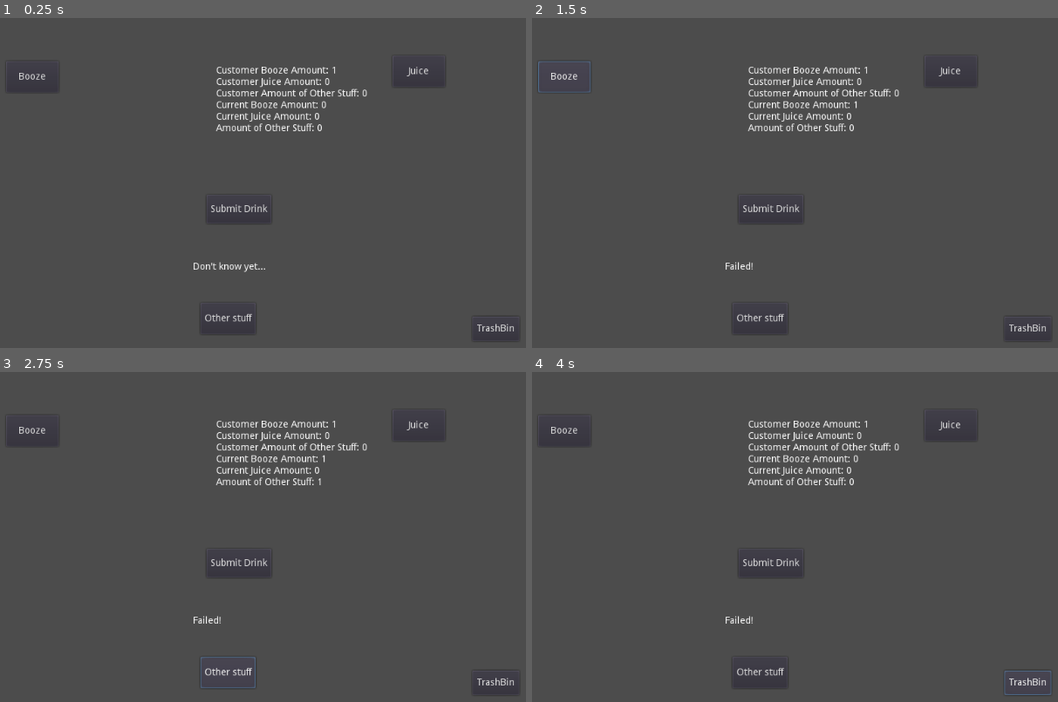
Above: before the commit, frames 1-4 (two rows, left to right).
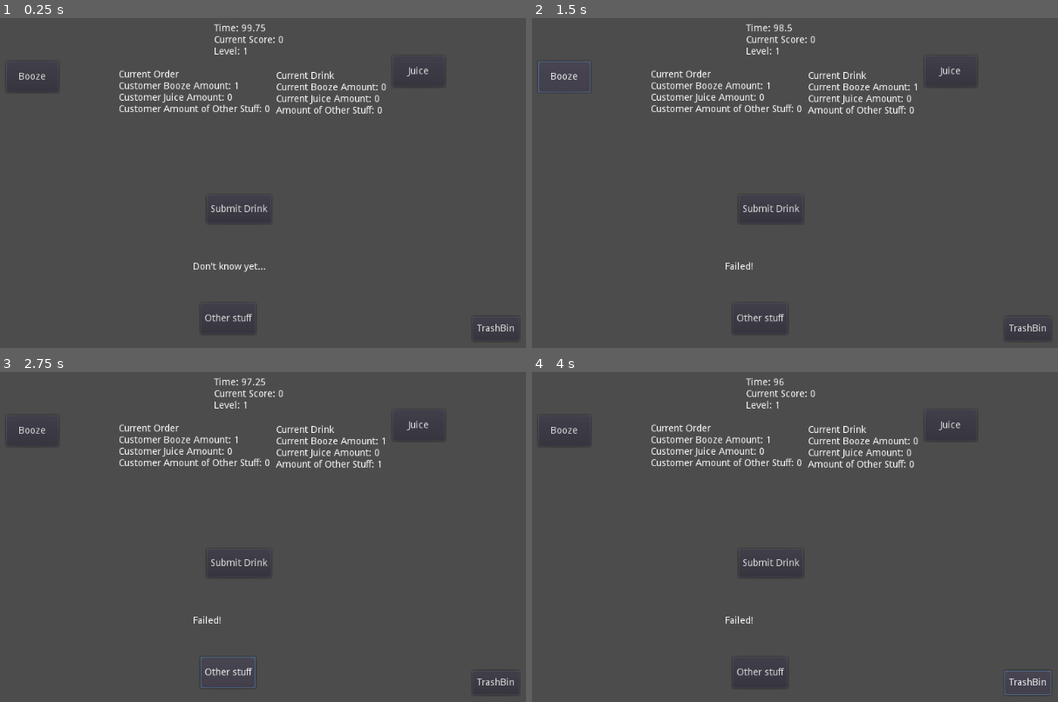
Above: after the commit, the same moments.

Repository: ValorZard/Bar-Game
Game: Godot game, scene res://Test.tscn
The game is run twice, just before and just after one commit, with the same random seed, the same clock (stepped at 60 frames per second) and the same inputs.
Inputs:
- Up to frame 1 (0.25 s): no input
- Up to frame 2 (1.5 s): click "Submit Drink" at 0.5 s; click "Booze" at 1.25 s
- Up to frame 3 (2.75 s): click "Other stuff" at 2 s
- Up to frame 4 (4 s): click "Juice" at 2.75 s; click "TrashBin" at 3.5 s

The runs differ from the first frame. In frame 1, 3.2% of the frame differs, in the area x 22-74%, y 1-35%; in frame 2, 3.2%; in frame 3, 3.2%; in frame 4, 3.2%.

Commit message:
now we have a game

Diff:
--- a/BarScript.gd
+++ b/BarScript.gd
@@ -23,7 +23,9 @@
 var current_drink : Drink
 var customer_order : Drink
 
-
+var current_score : int
+var beginning_wait_time : int
+var level : int
 # Called when the node enters the scene tree for the first time.
 func _ready():
 	randomize()
@@ -33,10 +35,17 @@
 	$OtherStuff.connect("pressed", self, "_on_OtherStuff_pressed")
 	$TrashBin.connect("pressed", self, "_on_TrashBin_pressed")
 	$SubmitDrink.connect("pressed", self, "_on_SubmitDrink_pressed")
+	$Timer.connect("timeout", self, "_on_Timeout")
 
 	current_drink = Drink.new()
 	randomize_customer_order()
-	pass
+
+	current_score = 0
+	beginning_wait_time = 100
+	level = 1
+
+	$Timer.wait_time = beginning_wait_time
+	$Timer.start()
 
 func randomize_customer_order():
 	var drink = Drink.new()
@@ -62,19 +71,41 @@
 func _on_TrashBin_pressed():
 	dump_drink()
 
+func calculate_score():
+	current_score += int($Timer.time_left) * level * level
+
+func change_level():
+	level += 1
+	$Timer.wait_time = beginning_wait_time / level
+	$Timer.start()
+
 func _on_SubmitDrink_pressed():
 	if current_drink.equals(customer_order):
 		dump_drink()
 		randomize_customer_order()
+		calculate_score()
+		change_level()
 		$SuccessLabel.text = "Sucess!"
 	else:
 		$SuccessLabel.text = "Failed!"
 
+func _on_Timeout():
+	randomize_customer_order()
+	$SuccessLabel.text = "Failed!"
+
 # Called every frame. 'delta' is the elapsed time since the previous frame.
 func _process(delta):
-	$OrderLabel.text = "Customer Booze Amount: " + str(customer_order.booze_amt)
+	# Score
+	$ScoreLabel.text = "Time: " + str($Timer.time_left)
+	$ScoreLabel.text += "\n" + "Current Score: " + str(current_score)
+	$ScoreLabel.text += "\n" + "Level: " + str(level)
+	# Current Order
+	$OrderLabel.text = "Current Order"
+	$OrderLabel.text += "\n" + "Customer Booze Amount: " + str(customer_order.booze_amt)
 	$OrderLabel.text += "\n" + "Customer Juice Amount: " + str(customer_order.juice_amt)
 	$OrderLabel.text += "\n" + "Customer Amount of Other Stuff: " + str(customer_order.other_stuff)
-	$OrderLabel.text += "\n" + "Current Booze Amount: " + str(current_drink.booze_amt)
-	$OrderLabel.text += "\n" + "Current Juice Amount: " + str(current_drink.juice_amt)
-	$OrderLabel.text += "\n" + "Amount of Other Stuff: " + str(current_drink.other_stuff)
+	# Drink
+	$DrinkLabel.text = "Current Drink"
+	$DrinkLabel.text += "\n" + "Current Booze Amount: " + str(current_drink.booze_amt)
+	$DrinkLabel.text += "\n" + "Current Juice Amount: " + str(current_drink.juice_amt)
+	$DrinkLabel.text += "\n" + "Amount of Other Stuff: " + str(current_drink.other_stuff)
--- a/Test.tscn
+++ b/Test.tscn
@@ -38,11 +38,31 @@
 "_edit_use_anchors_": false
 }
 
+[node name="ScoreLabel" type="Label" parent="."]
+margin_left = 501.0
+margin_top = 33.0
+margin_right = 541.0
+margin_bottom = 47.0
+__meta__ = {
+"_edit_use_anchors_": false
+}
+
 [node name="OrderLabel" type="Label" parent="."]
-margin_left = 504.0
-margin_top = 95.0
-margin_right = 544.0
-margin_bottom = 109.0
+margin_left = 361.0
+margin_top = 101.0
+margin_right = 449.0
+margin_bottom = 115.0
+text = "Current Order:"
+__meta__ = {
+"_edit_use_anchors_": false
+}
+
+[node name="DrinkLabel" type="Label" parent="."]
+margin_left = 592.0
+margin_top = 103.0
+margin_right = 680.0
+margin_bottom = 117.0
+text = "Current Drink"
 __meta__ = {
 "_edit_use_anchors_": false
 }
@@ -76,3 +96,6 @@
 __meta__ = {
 "_edit_use_anchors_": false
 }
+
+[node name="Timer" type="Timer" parent="."]
+wait_time = 10.0
Not shown, changed: .gitignore
